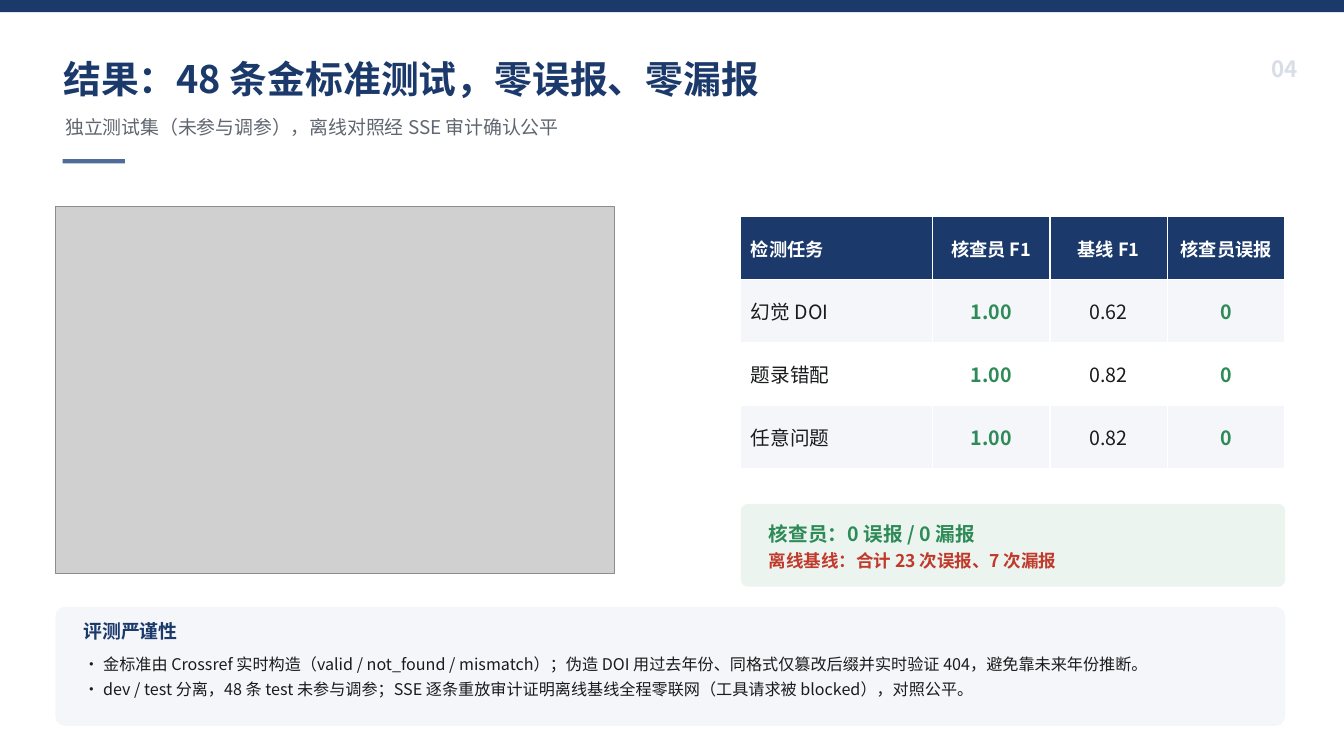
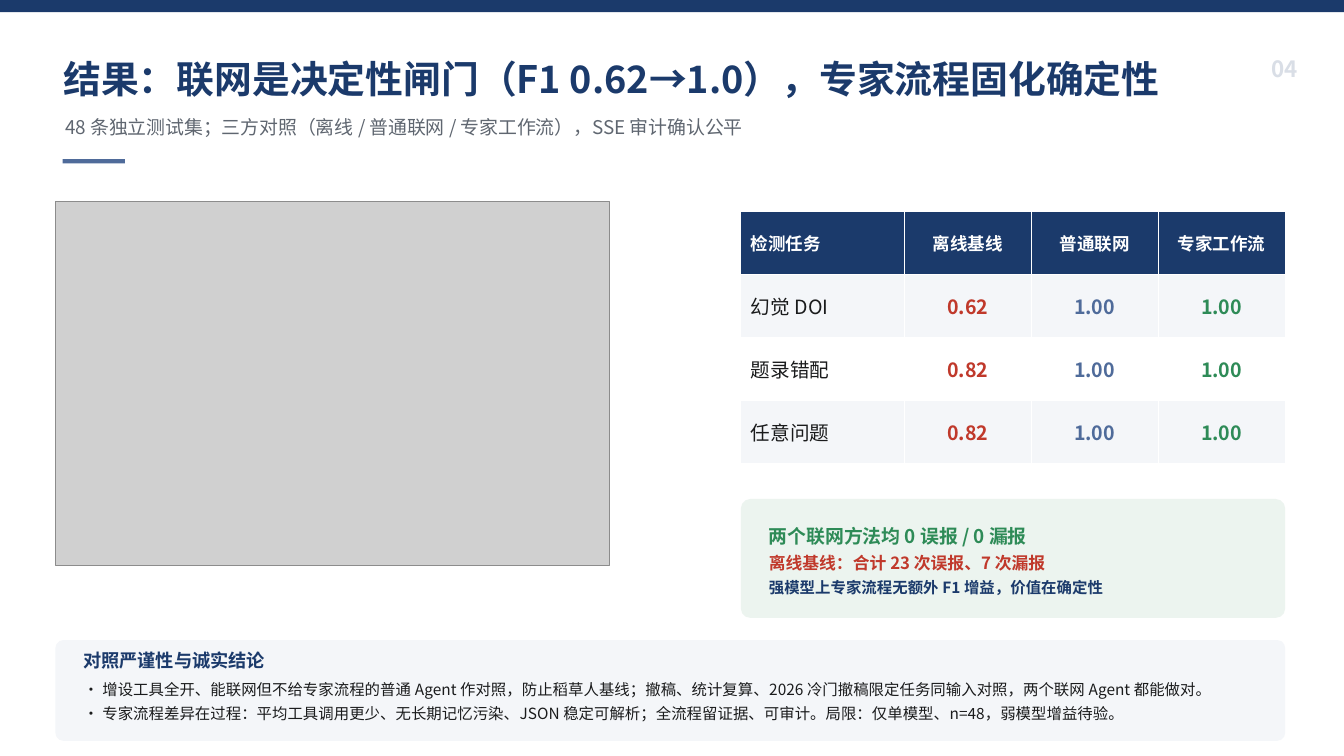
Before and after one commit to medisean/sciencepal-paper-verifier, a slide deck: slide 4 of assets/科研论文核查员.pptx. Drawn at 1344x756 pixels with LibreOffice and Linux fonts; fonts in the diff are those of the drawing; grey boxes stand for pictures. Boxes give left, top, right and bottom in pixels: in the first picture for what was removed or moved away, otherwise in the second. Text is boxed around its words. In the diff, an @@ line names an element or a change of style, - is before the commit and + after.

Commit message:
补普通联网Agent第三组对照，据实更新全部材料
- 新增第三组对照（工具全开、能联网但不教专家流程的普通Agent），防止稻草人基线
- 48条三方实测：离线F1 0.621/0.824/0.821，普通联网与专家工作流均为1.000；决定性闸门是联网，专家流程在强模型上无额外F1增益，价值在确定性、效率与可审计
- Layer-2新增2026冷门撤稿限定任务，三案例同输入对照均判对
- 新增过程可靠性统计、三方SSE审计（12 run）、C4撤稿检查及回归脚本
- 据实重写技术报告/README/LAYER2/PPT/视频/旁白/提交清单，重生成PPT与3:13视频

```diff
--- a/assets/科研论文核查员.pptx
+++ b/assets/科研论文核查员.pptx
@@ text at (63, 60, 1160, 98): text changed @@
-结果：48 条金标准测试，零误报、零漏报
+结果：联网是决定性闸门（F1 0.62→1.0），专家流程固化确定性
@@ text at (65, 118, 743, 137): text changed @@
-独立测试集（未参与调参），离线对照经 SSE 审计确认公平
+48 条独立测试集；三方对照（离线 / 普通联网 / 专家工作流），SSE 审计确认公平
@@ picture: place and size @@
-picture at (55, 207, 615, 574)
+picture at (55, 202, 610, 566)
@@ table at (741, 212, 1286, 464) @@
-row 1: 检测任务 | 核查员 F1 | 基线 F1 | 核查员误报
+row 1: 检测任务 | 离线基线 | 普通联网 | 专家工作流
-row 2: 幻觉 DOI | 1.00 | 0.62 | 0
+row 2: 幻觉 DOI | 0.62 | 1.00 | 1.00
-row 3: 题录错配 | 1.00 | 0.82 | 0
+row 3: 题录错配 | 0.82 | 1.00 | 1.00
-row 4: 任意问题 | 1.00 | 0.82 | 0
+row 4: 任意问题 | 0.82 | 1.00 | 1.00
@@ size 13 to 12.5 pt in "检测任务" @@
@@ table: place and size @@
-table at (741, 217, 1287, 469)
+table at (741, 212, 1286, 464)
@@ rounded rectangle: place and size @@
-rounded rectangle at (741, 504, 1286, 587)
+rounded rectangle at (741, 499, 1286, 618)
@@ text at (769, 524, 1027, 549): text changed; size 14 to 13.5 pt @@
-核查员：0 误报 / 0 漏报
+两个联网方法均 0 误报 / 0 漏报
@@ text at (769, 554, 1045, 571): size 12.5 to 12 pt in "离线基线：合计 23 次误报、7 次漏报"; line spacing 1.1 to 1.12 @@
@@ text at (769, 580, 1103, 595): paragraph added @@
+强模型上专家流程无额外 F1 增益，价值在确定性
@@ rounded rectangle: place and size @@
-rounded rectangle at (55, 607, 1286, 726)
+rounded rectangle at (55, 640, 1286, 741)
@@ text at (83, 651, 265, 669): text changed; size 13.5 to 13 pt @@
-评测严谨性
+对照严谨性与诚实结论
@@ text at (102, 682, 1211, 721): text changed; size 11.5 to 11 pt @@
-· 金标准由 Crossref 实时构造（valid / not_found / mismatch）；伪造 DOI 用过去年份、同格式仅篡改后缀并实时验证 404，避免靠未来年份推断。
-· dev / test 分离，48 条 test 未参与调参；SSE 逐条重放审计证明离线基线全程零联网（工具请求被 blocked），对照公平。
+· 增设工具全开、能联网但不给专家流程的普通 Agent 作对照，防止稻草人基线；撤稿、统计复算、2026 冷门撤稿限定任务同输入对照，两个联网 Agent 都能做对。
+· 专家流程差异在过程：平均工具调用更少、无长期记忆污染、JSON 稳定可解析；全流程留证据、可审计。局限：仅单模型、n=48，弱模型增益待验。
```
Also in this commit, not shown: 35 other files.
